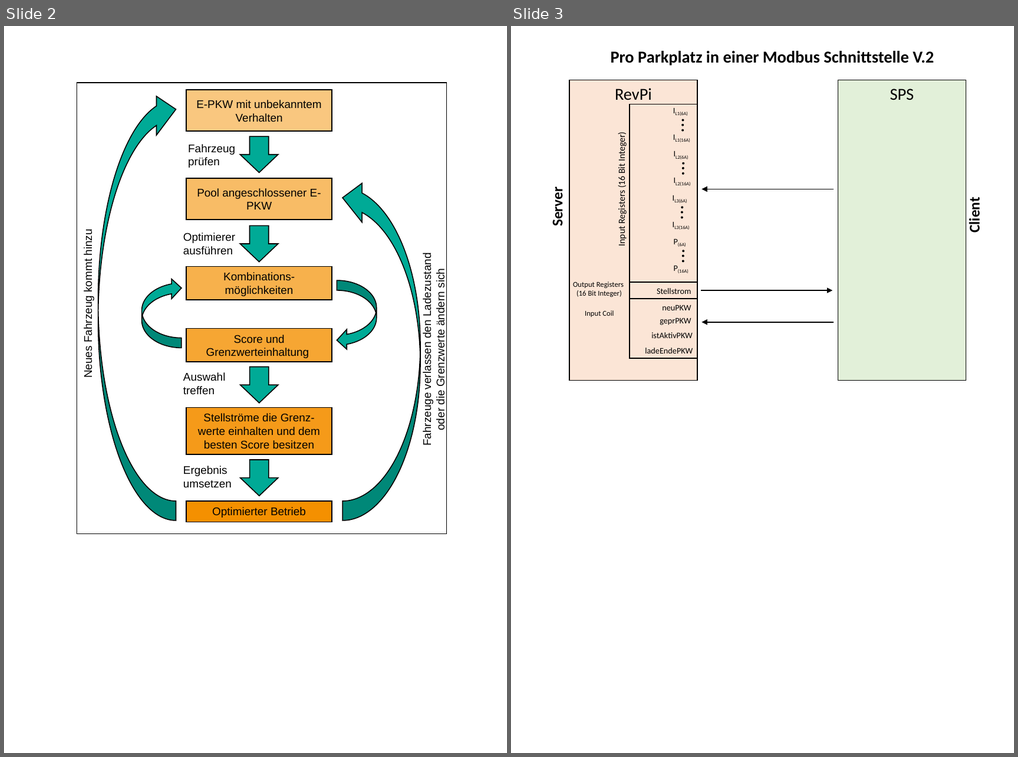
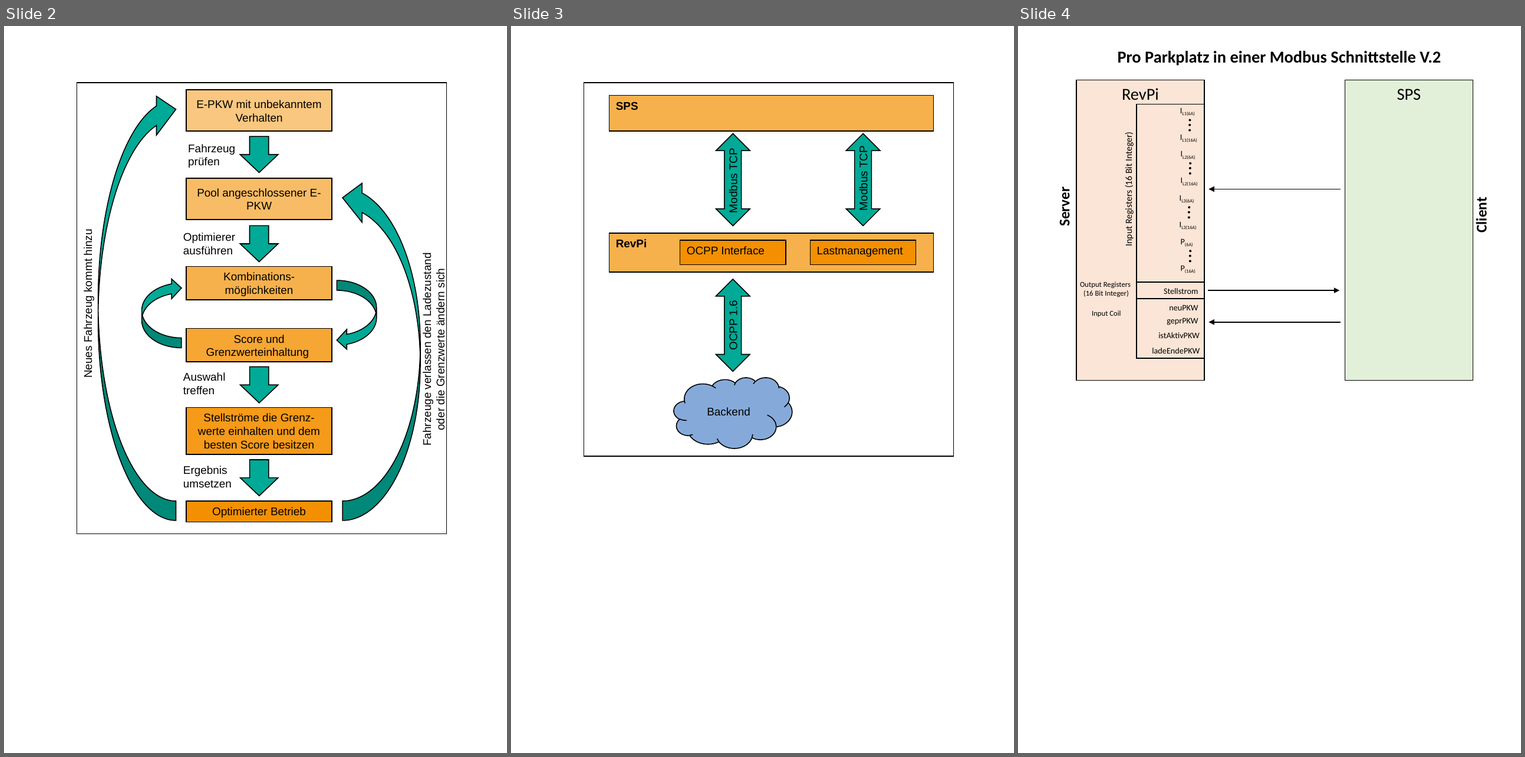
Before and after one commit to CHPhilipp/Sonsitige-Dokumente, a slide deck: Funktionsmodell_Lastmanagement.pptx. Shown side by side, each under a label of ours: slides 2 and 3 before the commit, slides 2, 3 and 4 after it. The pictures are 1018x757 and 1525x757 pixels, drawn with LibreOffice and Linux fonts; fonts in the diff are those of the drawing. Boxes give left, top, right and bottom in pixels: in the first picture for what was removed or moved away, otherwise in the second. Text is boxed around its words. In the diff, an @@ line names an element or a change of style, - is before the commit and + after.

Commit message:
kommunikationstmodell SPS - RevPi - OCPP erstellt

```diff
--- a/Funktionsmodell_Lastmanagement.pptx
+++ b/Funktionsmodell_Lastmanagement.pptx
@@ slide 3 added at bbox=[511, 26, 1014, 753], background #FFFFFF @@
@@ rectangle added at bbox=[584, 83, 954, 456], outline #000000 1 pt @@
@@ rectangle added at bbox=[609, 95, 933, 130], fill #F49000 at 70% opacity, outline #000000 1 pt, 12 pt, text #000000, bold @@
+SPS
@@ up down arrow added at bbox=[716, 133, 751, 225], fill #00AA96, outline #000000 1 pt @@
@@ up down arrow added at bbox=[847, 133, 881, 225], fill #00AA96, outline #000000 1 pt @@
@@ text added at bbox=[857, 148, 870, 209], 12 pt, text #000000 @@
+Modbus TCP
@@ text added at bbox=[728, 150, 740, 212], 12 pt, text #000000 @@
+Modbus TCP
@@ rectangle added at bbox=[609, 233, 933, 272], fill #F49000 at 70% opacity, outline #000000 1 pt, 12 pt, text #000000, bold @@
+RevPi
@@ rectangle added at bbox=[680, 240, 786, 265], fill #F49000, outline #000000 1 pt, 12 pt, text #000000 @@
+OCPP Interface
@@ rectangle added at bbox=[810, 240, 916, 265], fill #F49000, outline #000000 1 pt, 12 pt, text #000000 @@
+Lastmanagement
@@ up down arrow added at bbox=[716, 279, 751, 371], fill #00AA96, outline #000000 1 pt @@
@@ text added at bbox=[728, 302, 740, 349], 12 pt, text #000000 @@
+OCPP 1.6
@@ cloud added at bbox=[674, 378, 792, 449], fill #85AADA, outline #000000 1 pt, 12 pt, text #000000 @@
+Backend
@@ what was slide 3 is now slide 4 @@
```
Also in this commit, not shown: 1 slide changed.
